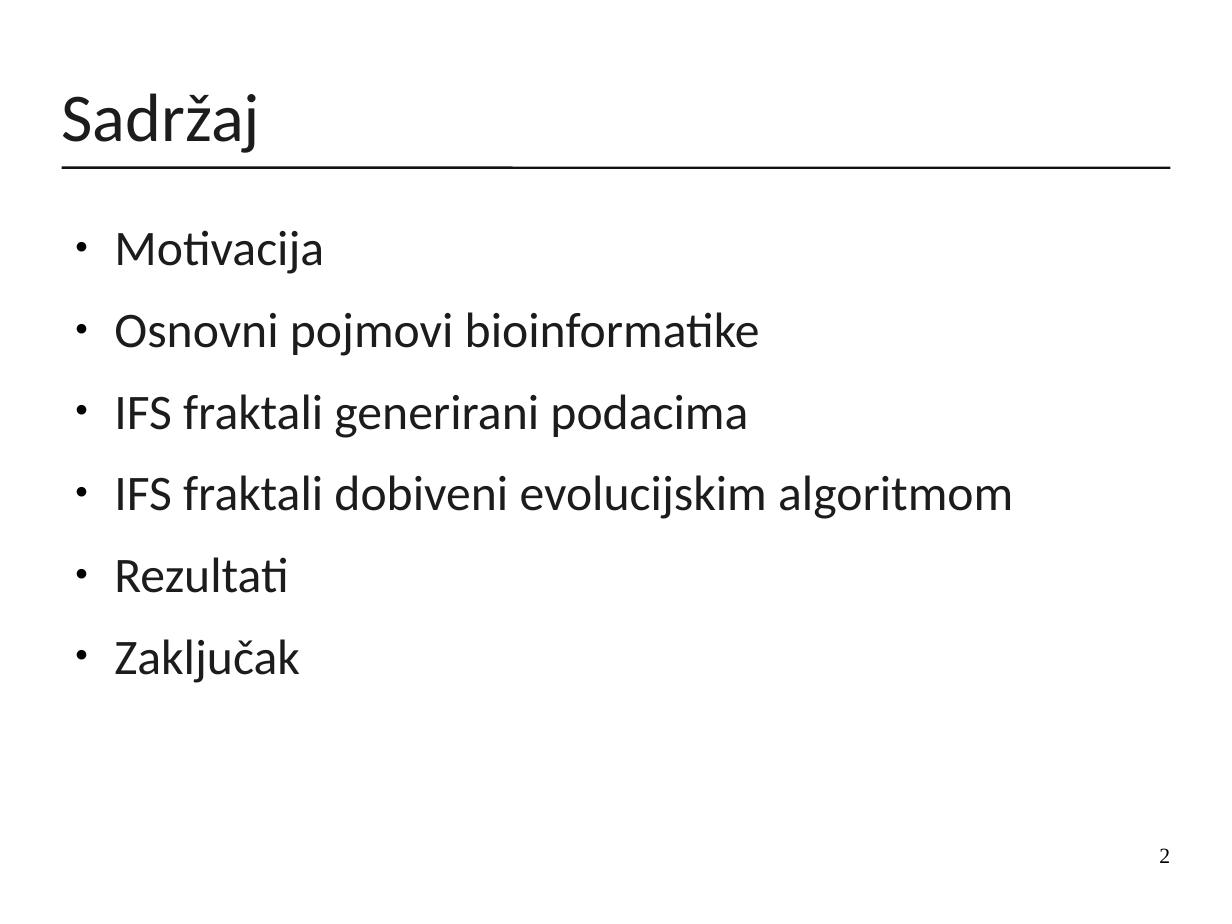
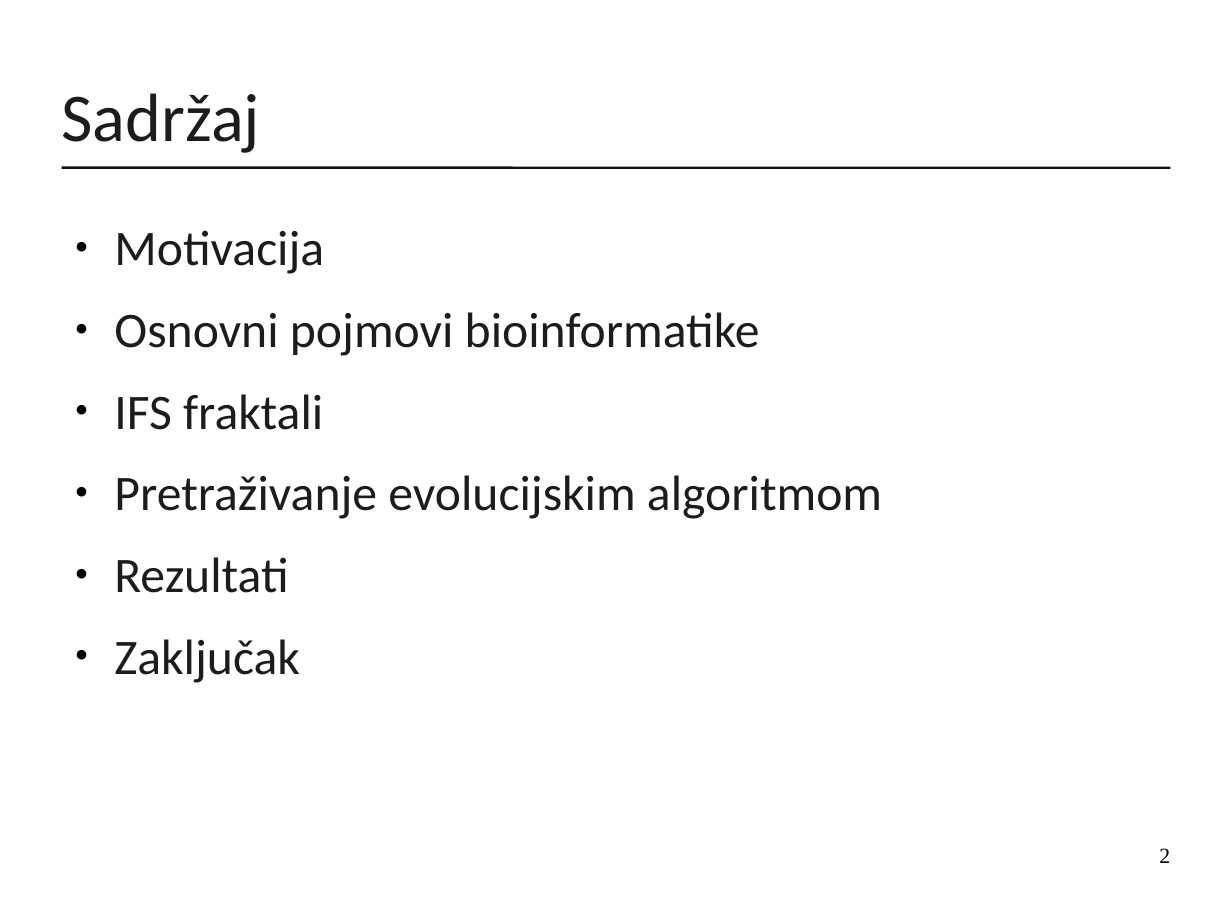
Before and after one commit to mirjamsk/DNAdrivenIFS, a slide deck: slide 2 of CD_bundle/prezentacija.odp. Drawn at 1232x924 pixels with LibreOffice and Linux fonts; fonts in the diff are those of the drawing. Boxes give left, top, right and bottom in pixels: in the first picture for what was removed or moved away, otherwise in the second. Text is boxed around its words. In the diff, an @@ line names an element or a change of style, - is before the commit and + after.

```diff
--- a/CD_bundle/prezentacija.odp
+++ b/CD_bundle/prezentacija.odp
@@ text at [114,394,882,519]: text changed @@
-● IFS fraktali generirani podacima
-● IFS fraktali dobiveni evolucijskim algoritmom
+● IFS fraktali
+● Pretraživanje evolucijskim algoritmom
```
Also in this commit, not shown: 1 other slide changed, 1 slide added, 1 other file.
